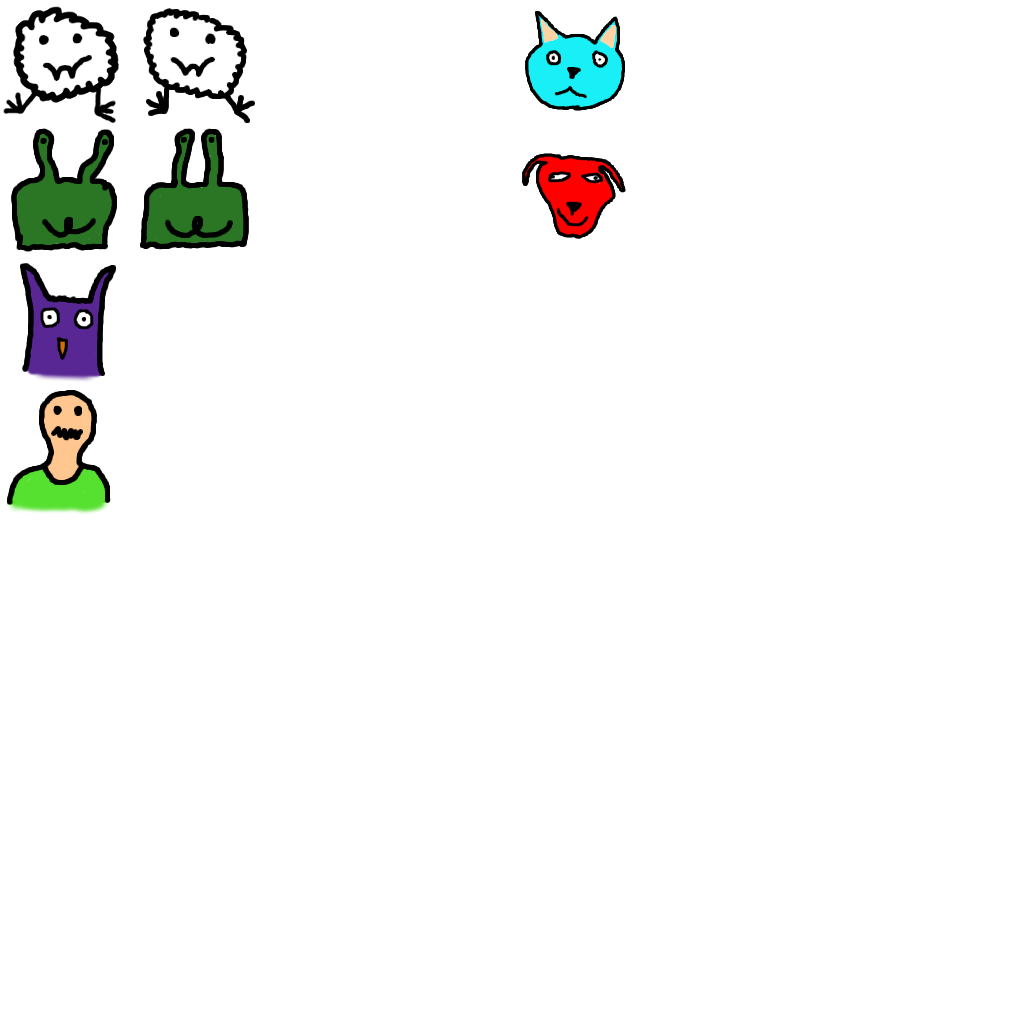
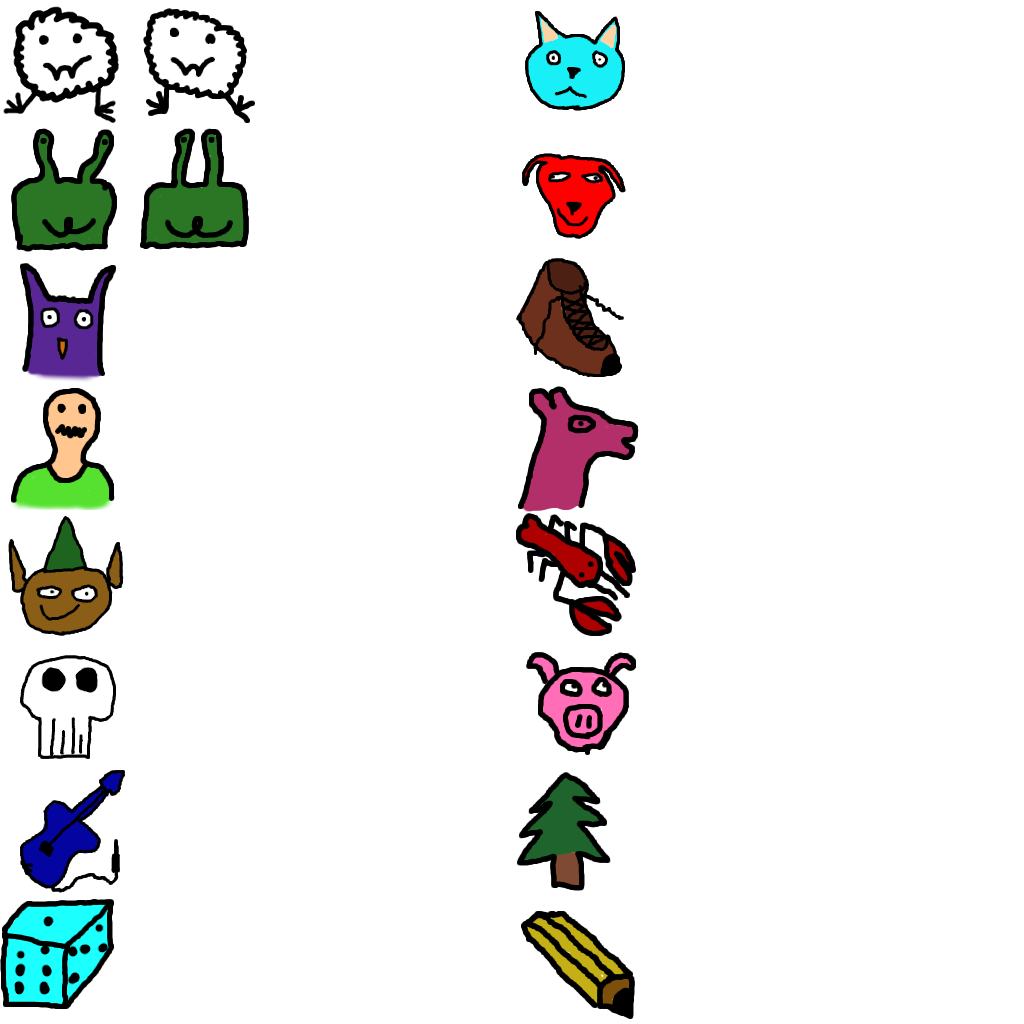
Layer changes from the first 1024 × 1024 image to the second:
painted on "Player 4-1" over <box>6,388,115,515</box>
added layer "Player 5-1" above "Player 6-1" over <box>8,516,124,636</box>
added layer "Player 6-1" above "Player 7-1" over <box>20,655,116,759</box>
added layer "Player 7-1" above "Player 8-1" over <box>20,770,125,893</box>
added layer "Player 8-1" above "Player 9-1" over <box>0,899,114,1009</box>
added layer "Player 11-1" above "Player 12-1" over <box>516,258,624,377</box>
added layer "Player 12-1" above "Player 13-1" over <box>518,386,639,512</box>
added layer "Player 13-1" above "Player 14-1" over <box>516,513,636,636</box>
added layer "Player 14-1" above "Player 15-1" over <box>526,652,636,755</box>
added layer "Player 15-1" above "Player 16-1" over <box>517,772,611,891</box>
added layer "Player 16-1" above "Player 15-1 #1" over <box>521,911,635,1019</box>
added layer "Player 15-1 #1" over <box>526,914,631,1007</box>
